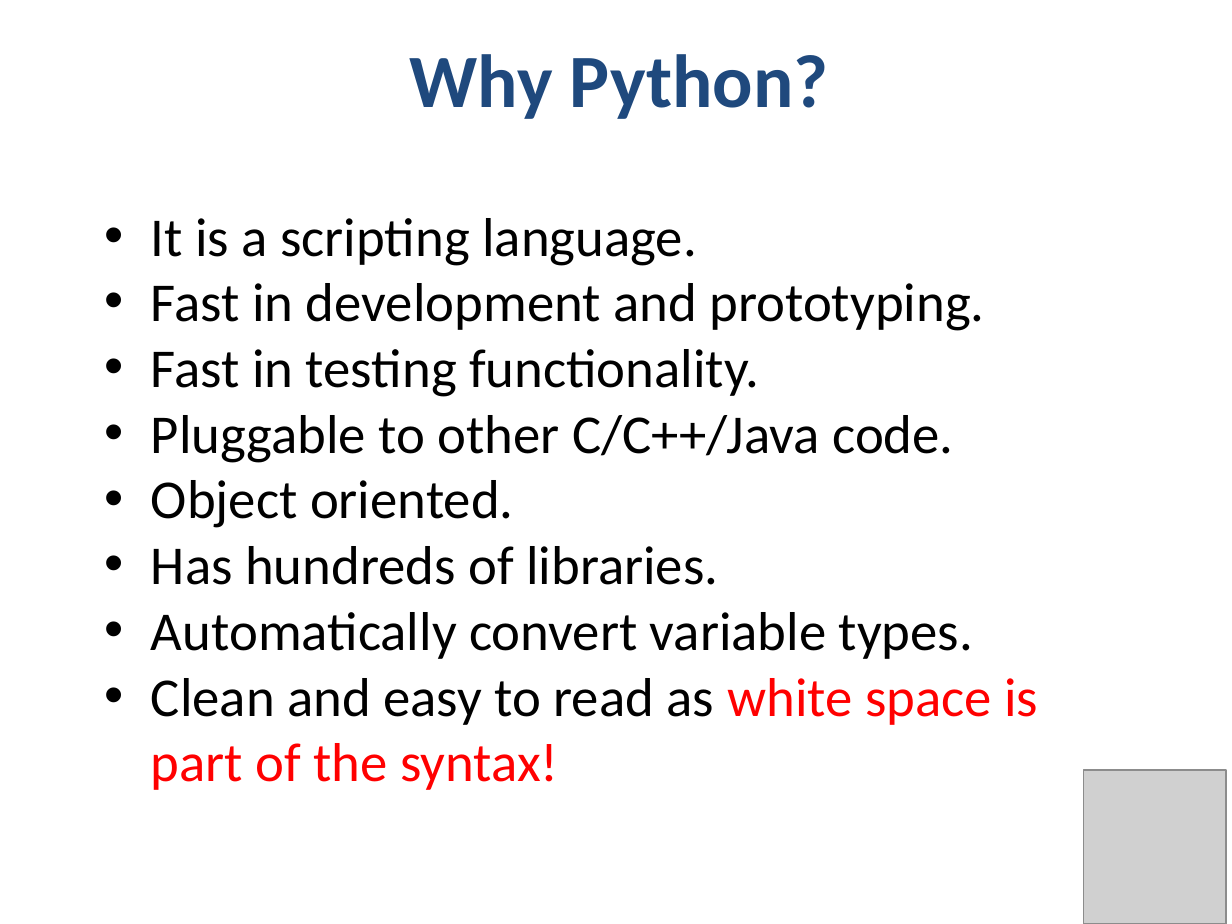
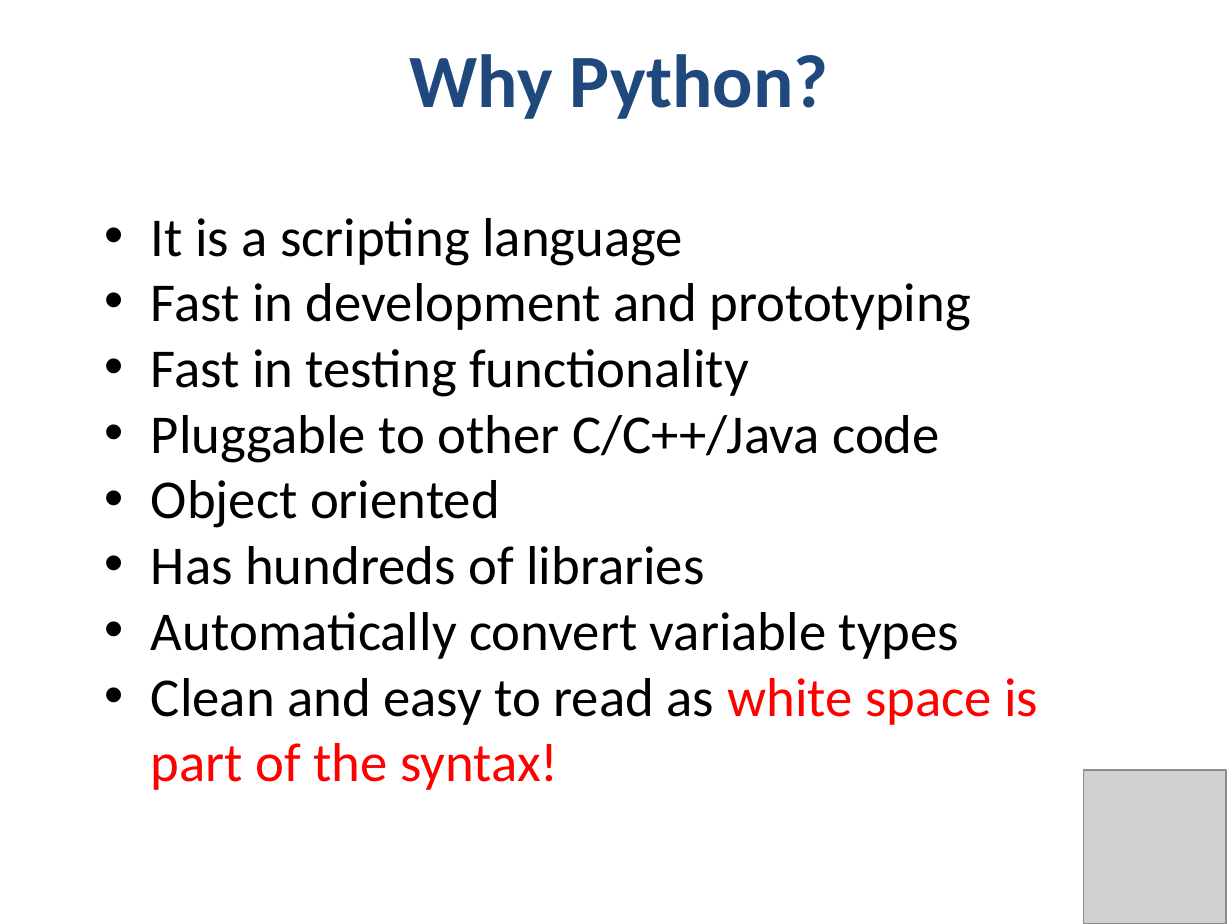
Before and after one commit to phonedude/cs532-s17, a slide deck: slide 6 of slides/week-02-python.pptx. Drawn at 1232x924 pixels with LibreOffice and Linux fonts; fonts in the diff are those of the drawing; grey boxes stand for pictures. Boxes give left, top, right and bottom in pixels: in the first picture for what was removed or moved away, otherwise in the second. Text is boxed around its words. In the diff, an @@ line names an element or a change of style, - is before the commit and + after.

```diff
--- a/slides/week-02-python.pptx
+++ b/slides/week-02-python.pptx
@@ text at (151, 218, 970, 659): text changed @@
-• It is a scripting language.
-• Fast in development and prototyping.
-• Fast in testing functionality.
-• Pluggable to other C/C++/Java code.
-• Object oriented.
-• Has hundreds of libraries.
-• Automatically convert variable types.
+• It is a scripting language
+• Fast in development and prototyping
+• Fast in testing functionality
+• Pluggable to other C/C++/Java code
+• Object oriented
+• Has hundreds of libraries
+• Automatically convert variable types
```
Also in this commit, not shown: 15 other slides changed, 1 other file.
